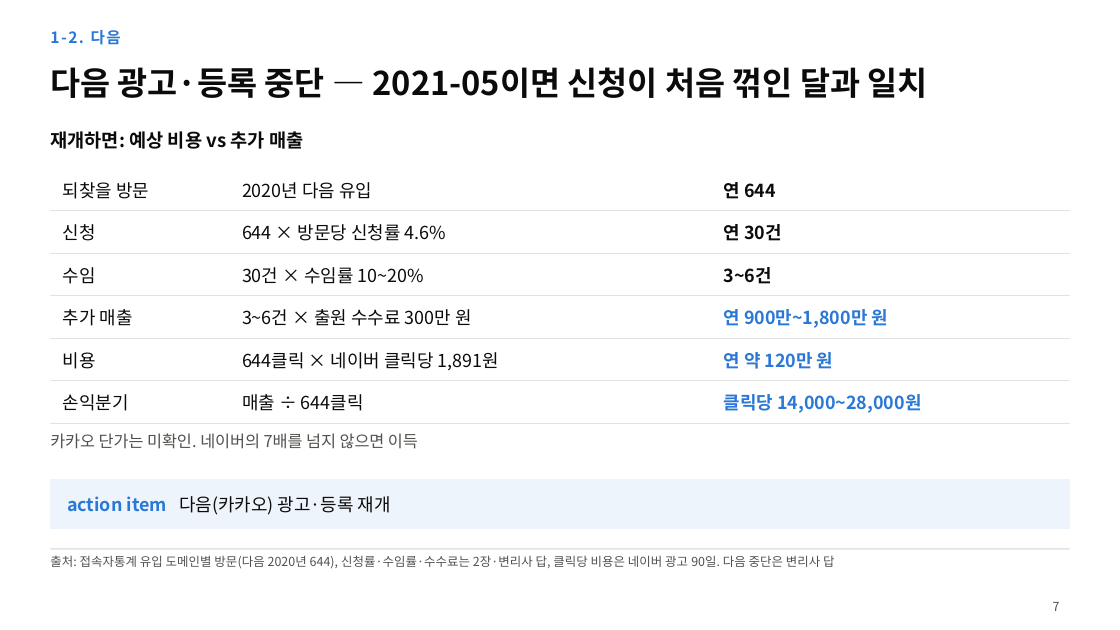
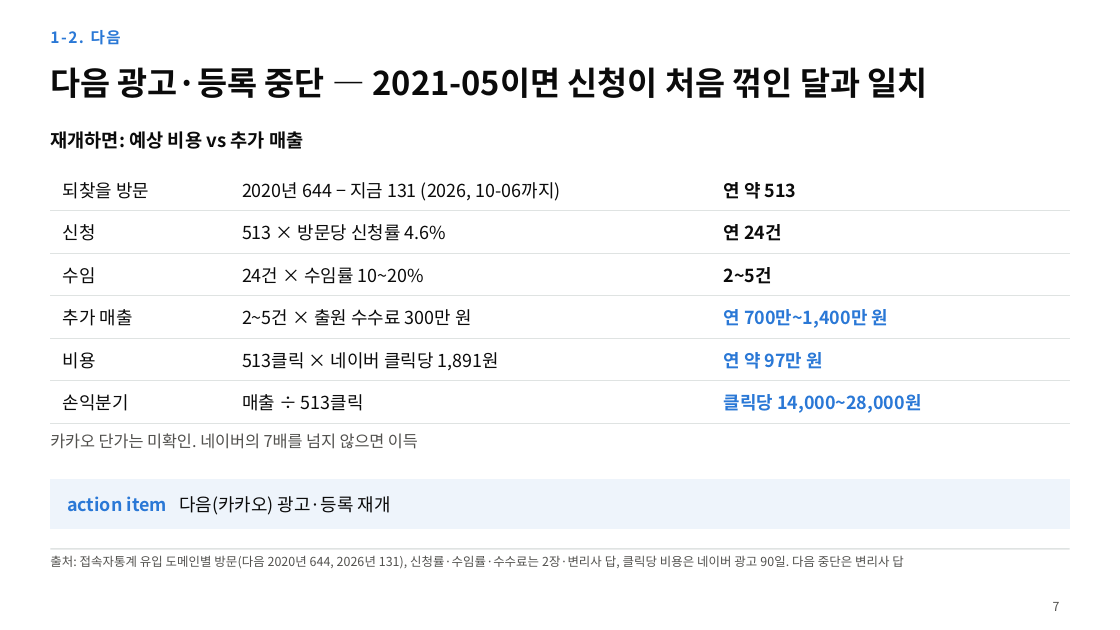
Before and after one commit to mindain/patent-landing-analysis, a slide deck: slide 7 of slides-v3.pptx. Drawn at 1120x630 pixels with LibreOffice and Linux fonts; fonts in the diff are those of the drawing. Boxes give left, top, right and bottom in pixels: in the first picture for what was removed or moved away, otherwise in the second. Text is boxed around its words. In the diff, an @@ line names an element or a change of style, - is before the commit and + after.

```diff
--- a/slides-v3.pptx
+++ b/slides-v3.pptx
@@ table at (x1=50, y1=168, x2=1070, y2=417) @@
-row 1, column 2: 2020년 다음 유입
+row 1, column 2: 2020년 644 − 지금 131 (2026, 10-06까지)
-row 1, column 3: 연 644
+row 1, column 3: 연 약 513
-row 2, column 2: 644 × 방문당 신청률 4.6%
+row 2, column 2: 513 × 방문당 신청률 4.6%
-row 2, column 3: 연 30건
+row 2, column 3: 연 24건
-row 3, column 2: 30건 × 수임률 10~20%
+row 3, column 2: 24건 × 수임률 10~20%
-row 3, column 3: 3~6건
+row 3, column 3: 2~5건
-row 4, column 2: 3~6건 × 출원 수수료 300만 원
+row 4, column 2: 2~5건 × 출원 수수료 300만 원
-row 4, column 3: 연 900만~1,800만 원
+row 4, column 3: 연 700만~1,400만 원
-row 5, column 2: 644클릭 × 네이버 클릭당 1,891원
+row 5, column 2: 513클릭 × 네이버 클릭당 1,891원
-row 5, column 3: 연 약 120만 원
+row 5, column 3: 연 약 97만 원
-row 6, column 2: 매출 ÷ 644클릭
+row 6, column 2: 매출 ÷ 513클릭
@@ text at (x1=50, y1=555, x2=903, y2=569): text changed @@
-출처: 접속자통계 유입 도메인별 방문(다음 2020년 644), 신청률·수임률·수수료는 2장·변리사 답, 클릭당 비용은 네이버 광고 90일. 다음 중단은 변리사 답
+출처: 접속자통계 유입 도메인별 방문(다음 2020년 644, 2026년 131), 신청률·수임률·수수료는 2장·변리사 답, 클릭당 비용은 네이버 광고 90일. 다음 중단은 변리사 답
```
Also in this commit, not shown: 8 other files.
